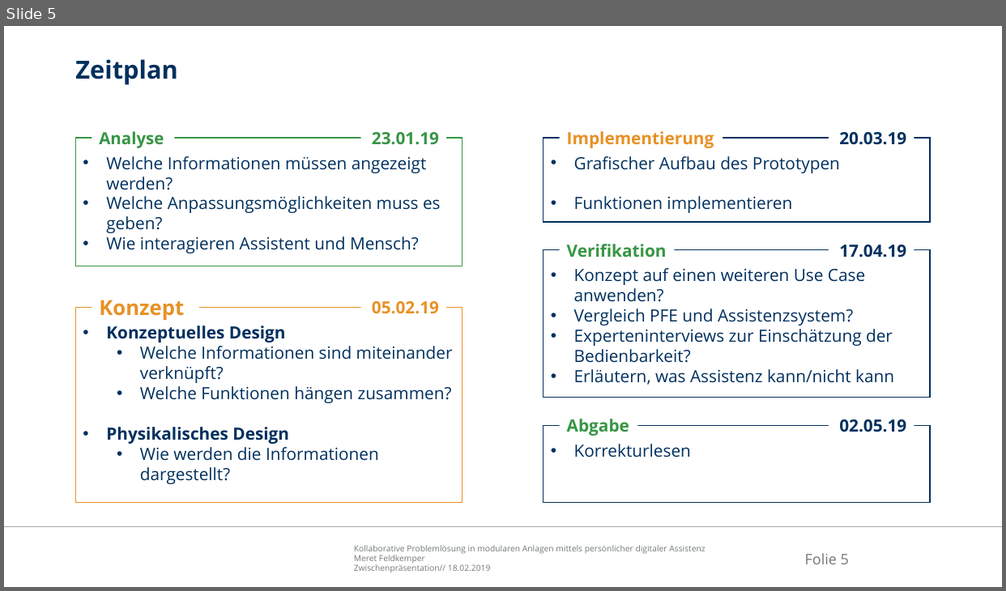
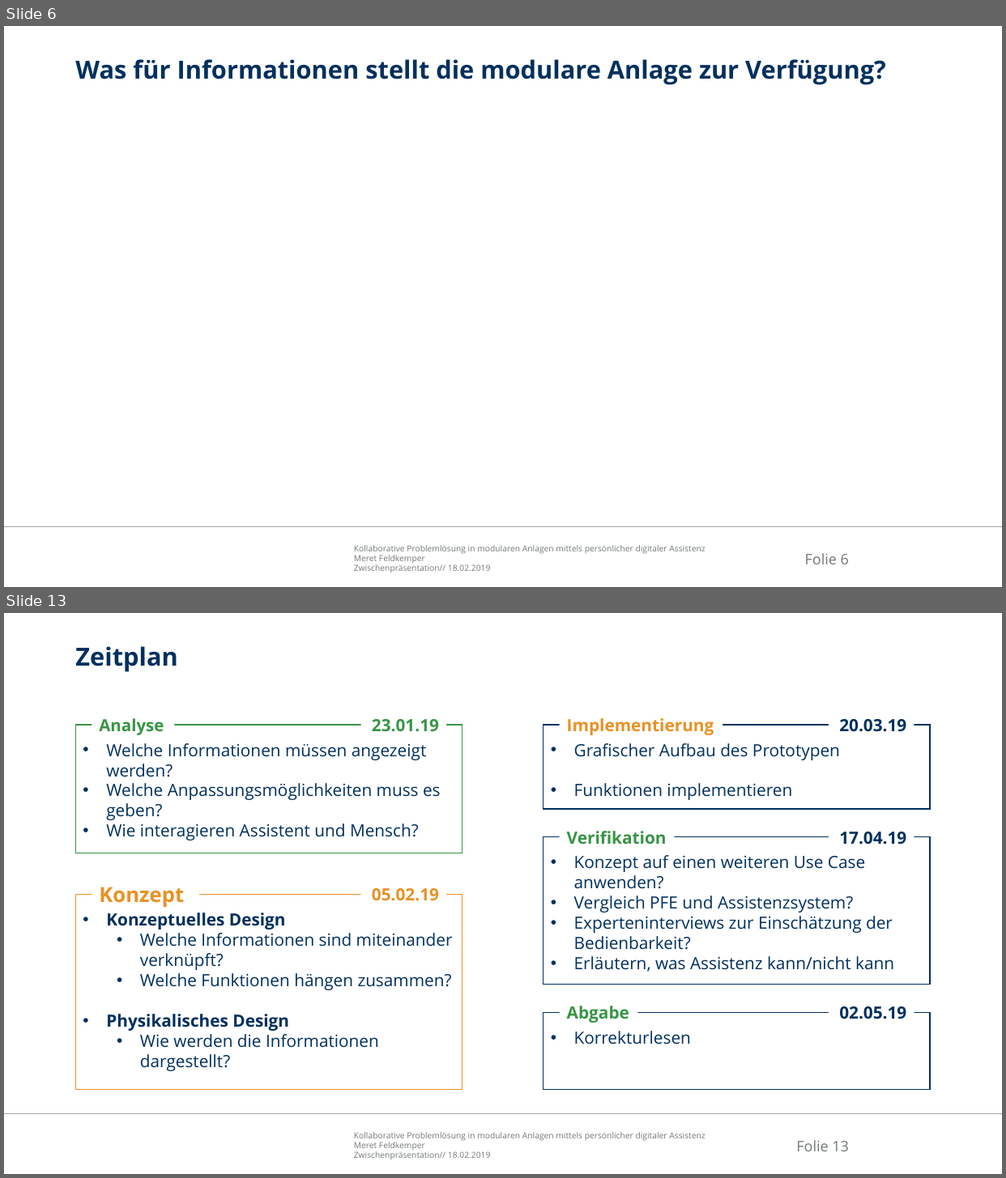
Before and after one commit to Ral3007/Diplomarbeit, a slide deck: Dokumente/Präsentationen/2019-04-29_DA_Feldkemper_Probeverteidigung.pptx. Shown one above the other, each under a label of ours: slide 5 before the commit, slides 6 and 13 after it; the slides between them are not shown. The pictures are 1006x591 and 1006x1178 pixels, drawn with LibreOffice and Linux fonts; fonts in the diff are those of the drawing; background and template pictures are left out. Boxes give left, top, right and bottom in pixels: in the first picture for what was removed or moved away, otherwise in the second. Text is boxed around its words. In the diff, an @@ line names an element or a change of style, - is before the commit and + after.

```diff
--- a/Dokumente/Präsentationen/2019-04-29_DA_Feldkemper_Probeverteidigung.pptx
+++ b/Dokumente/Präsentationen/2019-04-29_DA_Feldkemper_Probeverteidigung.pptx
@@ slide 6 added at [4, 26, 1002, 587], background #FFFFFF; not listed: 3 template elements that a slide beside it also shows @@
@@ title added at [75, 59, 886, 85], 24 pt, text #00305E, bold @@
+Was für Informationen stellt die modulare Anlage zur Verfügung?
@@ what was slide 5 is now slide 13 @@
@@ page number at [796, 1140, 849, 1152]: text changed @@
-Folie 5
+Folie 13
```
Also in this commit, not shown: 1 slide changed, 9 other slides added, 1 other file.
